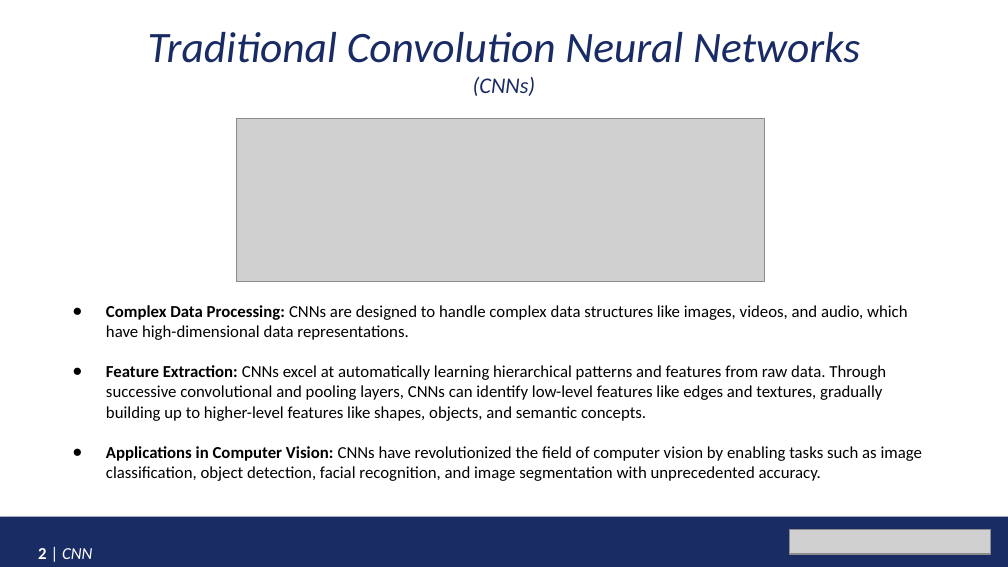
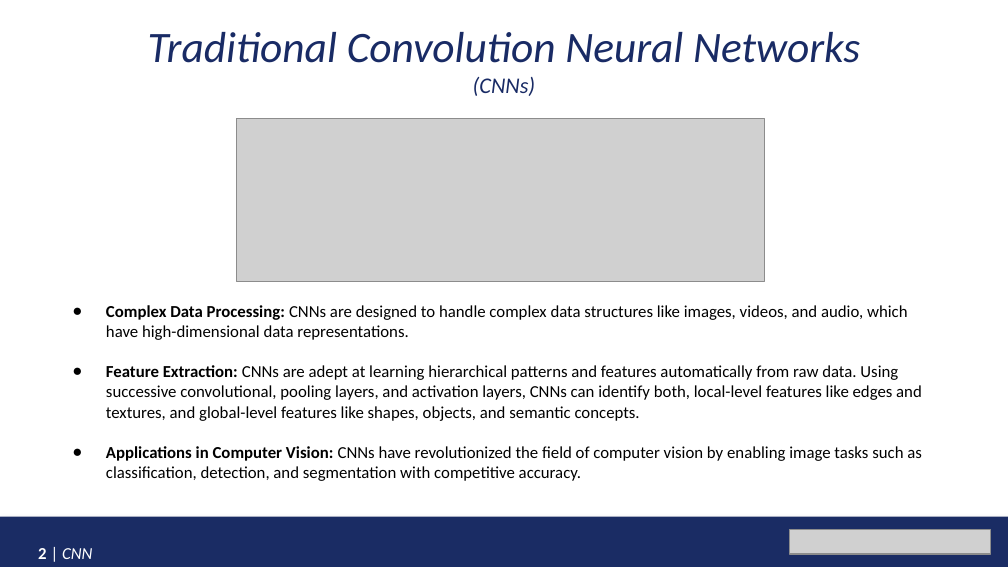
Before and after one commit to Apurva3509/SqueezeNet_HAD, a slide deck: slide 2 of EECS6699_ SqueezeNet.pptx. Drawn at 1008x567 pixels with LibreOffice and Linux fonts; fonts in the diff are those of the drawing; grey boxes stand for pictures. Boxes give left, top, right and bottom in pixels: in the first picture for what was removed or moved away, otherwise in the second. Text is boxed around its words. In the diff, an @@ line names an element or a change of style, - is before the commit and + after.

```diff
--- a/EECS6699_ SqueezeNet.pptx
+++ b/EECS6699_ SqueezeNet.pptx
@@ text at (106, 365, 922, 481): text changed @@
-● Feature Extraction: CNNs excel at automatically learning hierarchical patterns and features from raw data. Through successive convolutional and pooling layers, CNNs can identify low-level features like edges and textures, gradually building up to higher-level features like shapes, objects, and semantic concepts.
-● Applications in Computer Vision: CNNs have revolutionized the field of computer vision by enabling tasks such as image classification, object detection, facial recognition, and image segmentation with unprecedented accuracy.
+● Feature Extraction: CNNs are adept at learning hierarchical patterns and features automatically from raw data. Using successive convolutional, pooling layers, and activation layers, CNNs can identify both, local-level features like edges and textures, and global-level features like shapes, objects, and semantic concepts.
+● Applications in Computer Vision: CNNs have revolutionized the field of computer vision by enabling image tasks such as classification, detection, and segmentation with competitive accuracy.
```
Also in this commit, not shown: 6 other slides changed, 3 other files.
